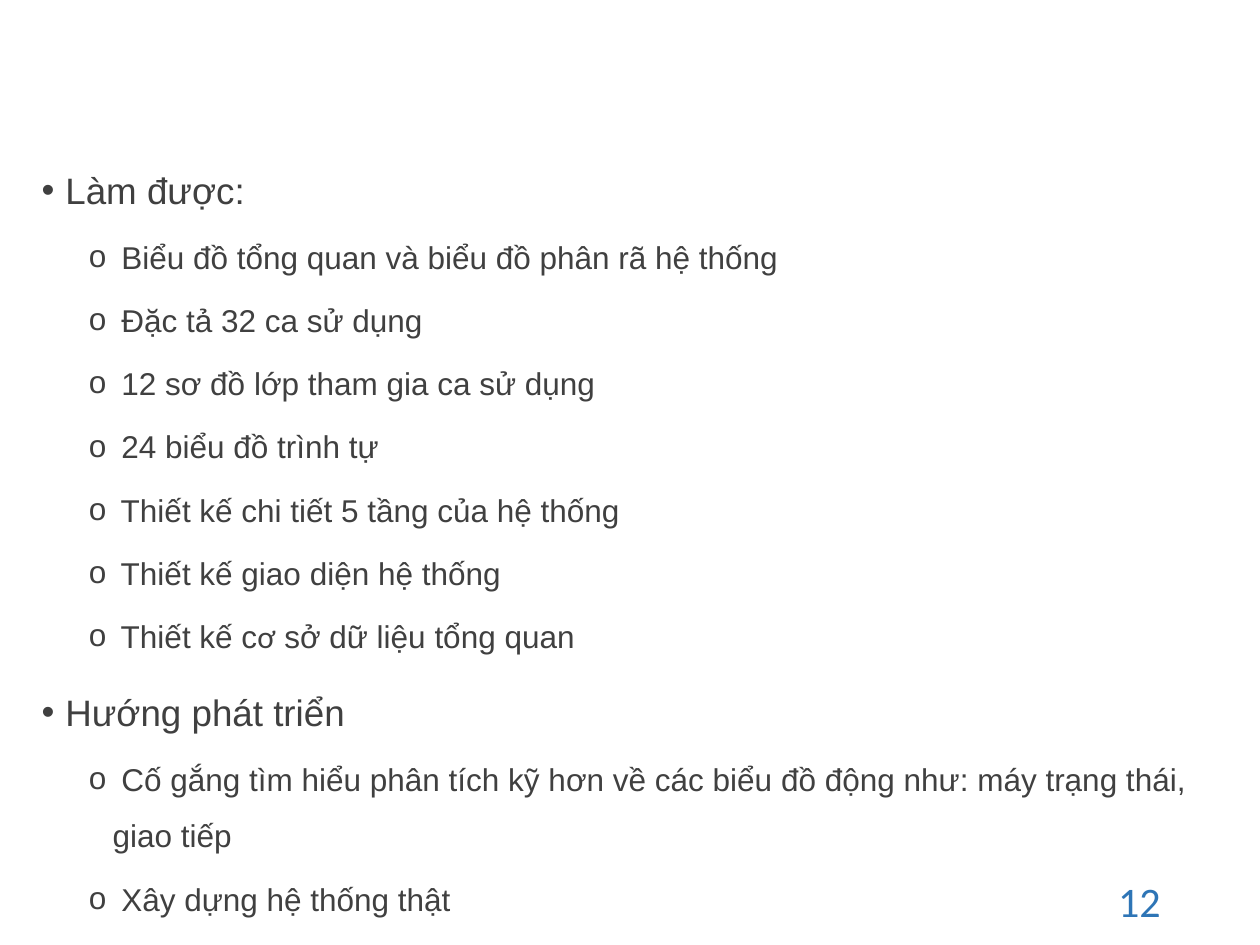
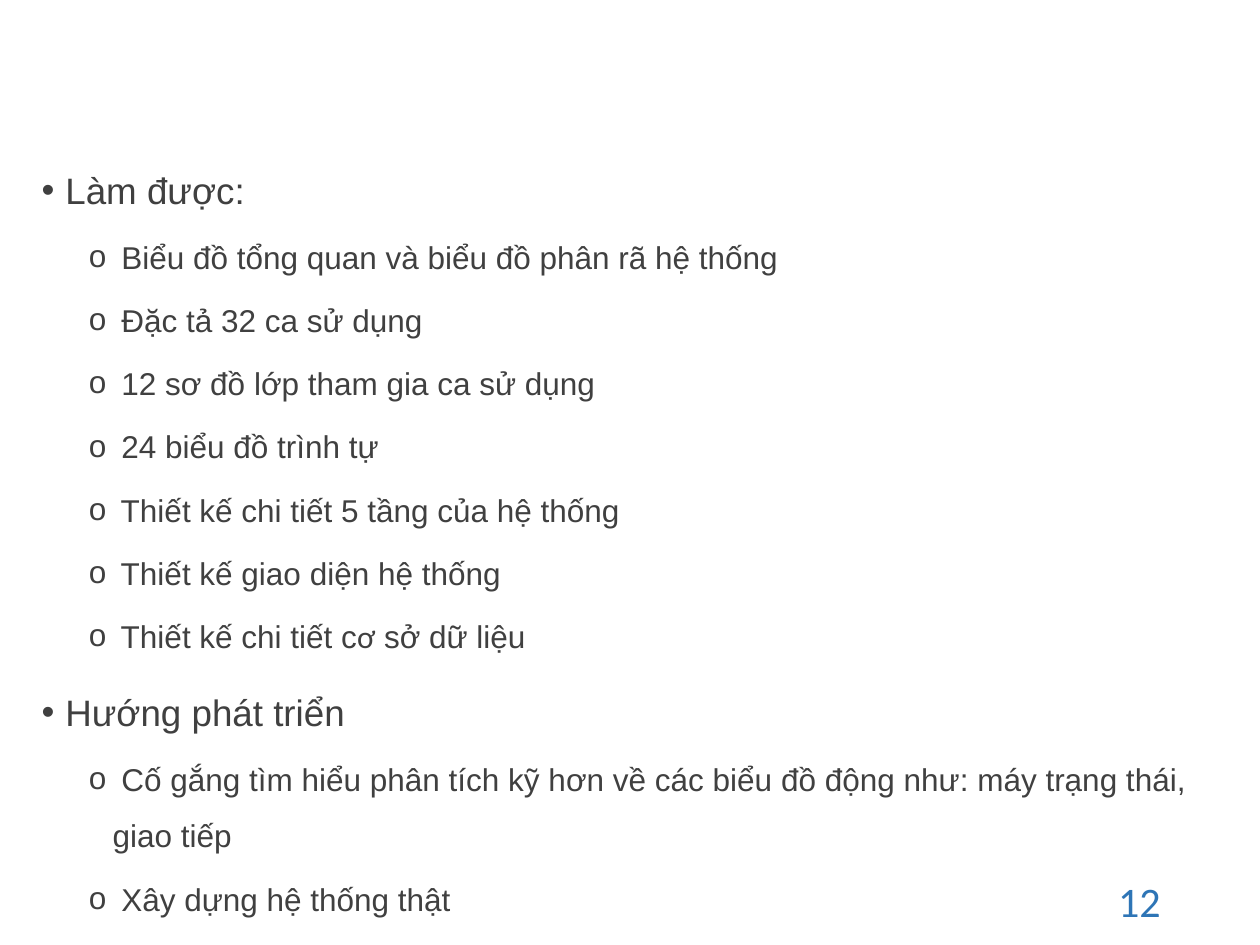
Before and after one commit to mungnguyen/PTTKHT-QuanLyDuAn, a slide deck: slide 12 of slide PTTK Hệ thống quản lý dự án.pptx. Drawn at 1260x945 pixels with LibreOffice and Linux fonts; fonts in the diff are those of the drawing; background and template pictures are left out. Boxes give left, top, right and bottom in pixels: in the first picture for what was removed or moved away, otherwise in the second. Text is boxed around its words. In the diff, an @@ line names an element or a change of style, - is before the commit and + after.

```diff
--- a/slide PTTK Hệ thống quản lý dự án.pptx
+++ b/slide PTTK Hệ thống quản lý dự án.pptx
@@ text at [121,624,525,653]: text changed @@
-  o Thiết kế cơ sở dữ liệu tổng quan
+  o Thiết kế chi tiết cơ sở dữ liệu
```
Also in this commit, not shown: 3 other slides changed, 3 other files.
